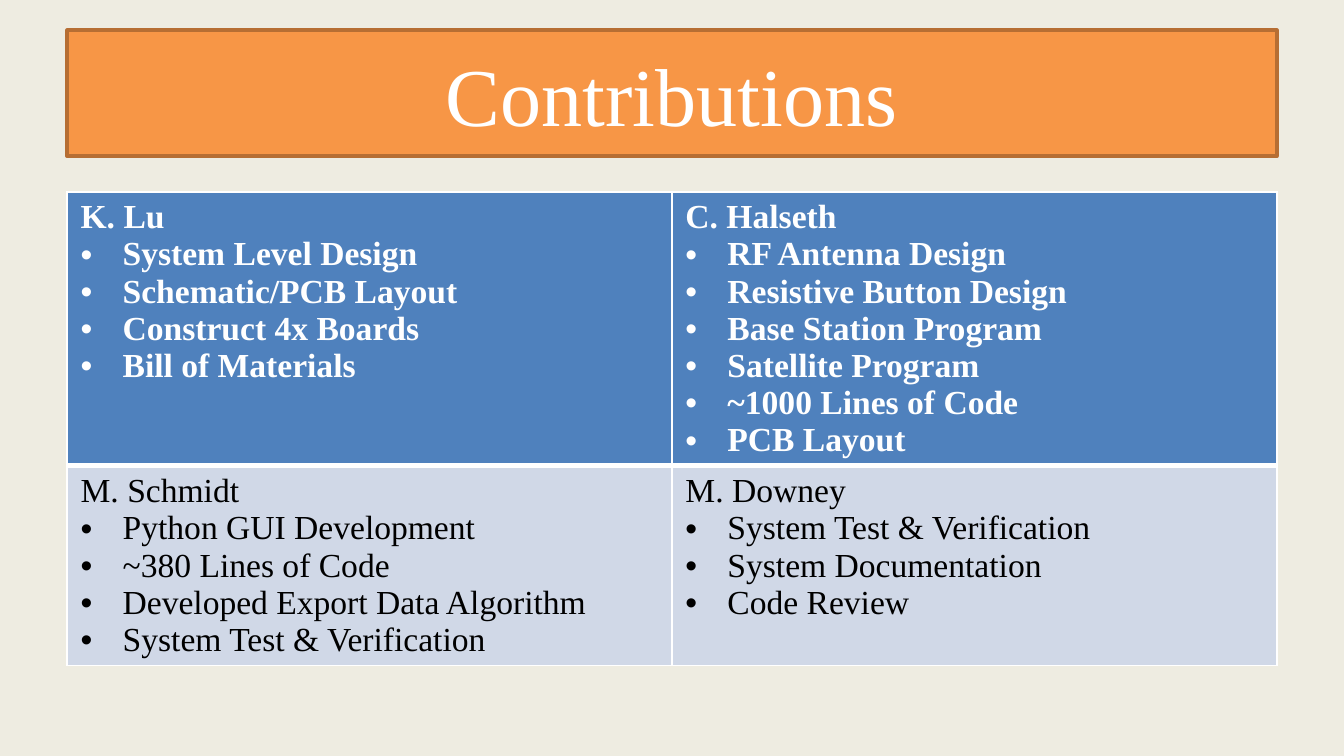
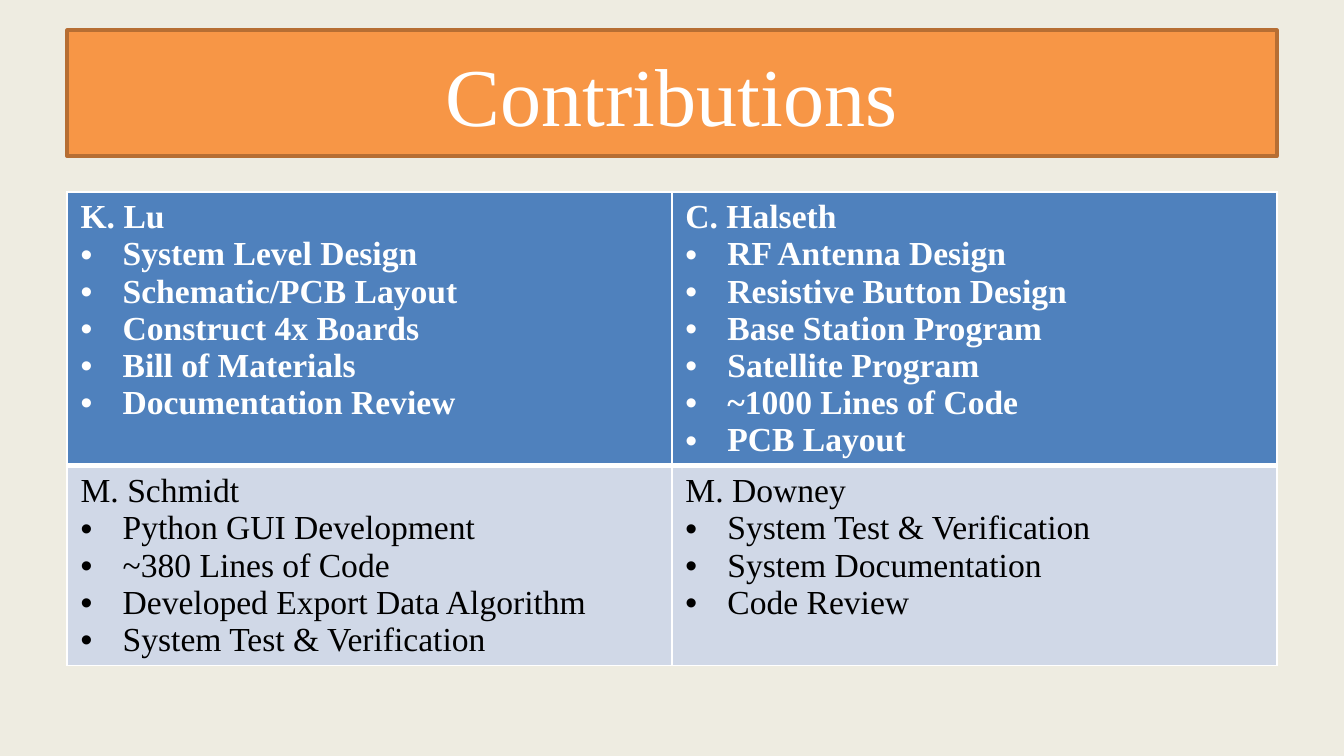
Before and after one commit to DroningOn/ECE411, a slide deck: slide 17 of ECE 411 Presentation/T08Presentation.pptx (slide 14 before the commit). Drawn at 1344x756 pixels with LibreOffice and Linux fonts; fonts in the diff are those of the drawing. Boxes give left, top, right and bottom in pixels: in the first picture for what was removed or moved away, otherwise in the second. Text is boxed around its words. In the diff, an @@ line names an element or a change of style, - is before the commit and + after.

```diff
--- a/ECE 411 Presentation/T08Presentation.pptx
+++ b/ECE 411 Presentation/T08Presentation.pptx
@@ table at (67, 192, 1277, 703) @@
-row 1, column 1: K. Lu / System Level Design / Schematic/PCB Layout / Construct 4x Boards / Bill of Materials
+row 1, column 1: K. Lu / System Level Design / Schematic/PCB Layout / Construct 4x Boards / Bill of Materials / Documentation Review
```
Also in this commit, not shown: 4 other slides changed, 6 slides added, 4 slides removed, 2 other files.
